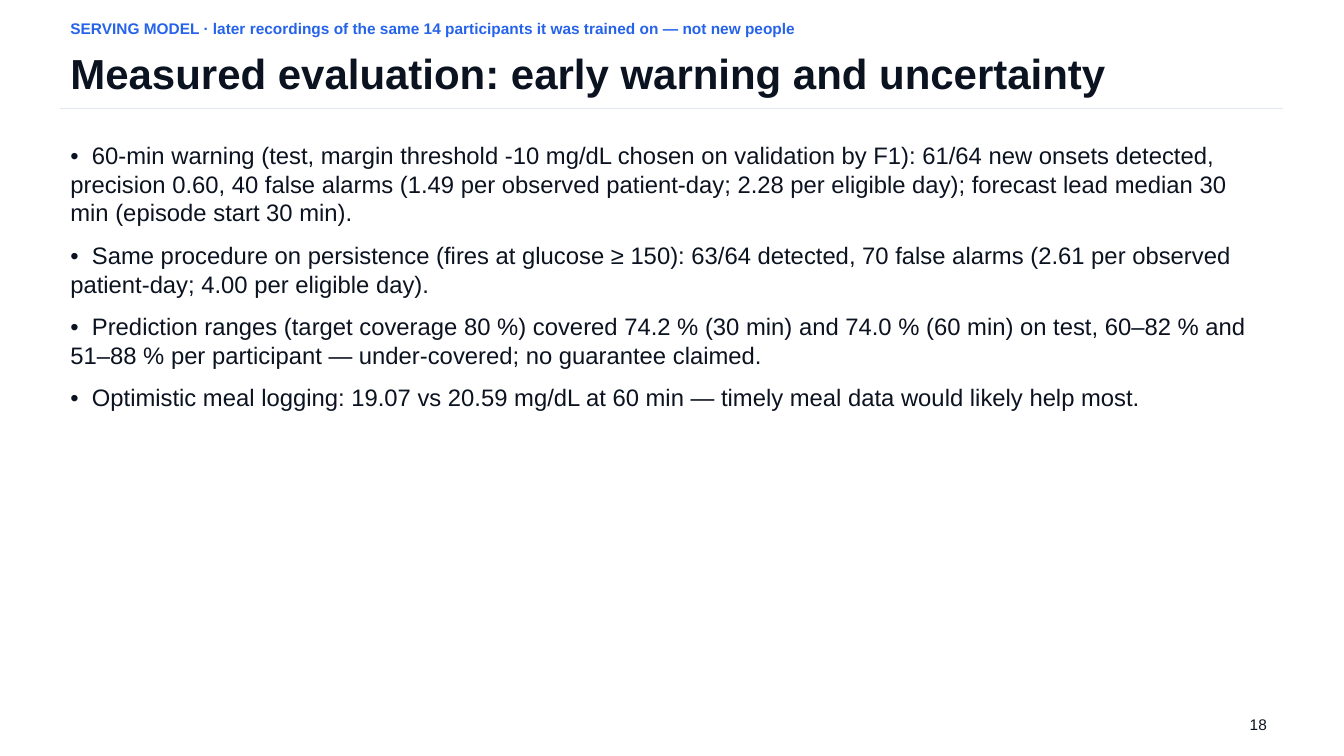
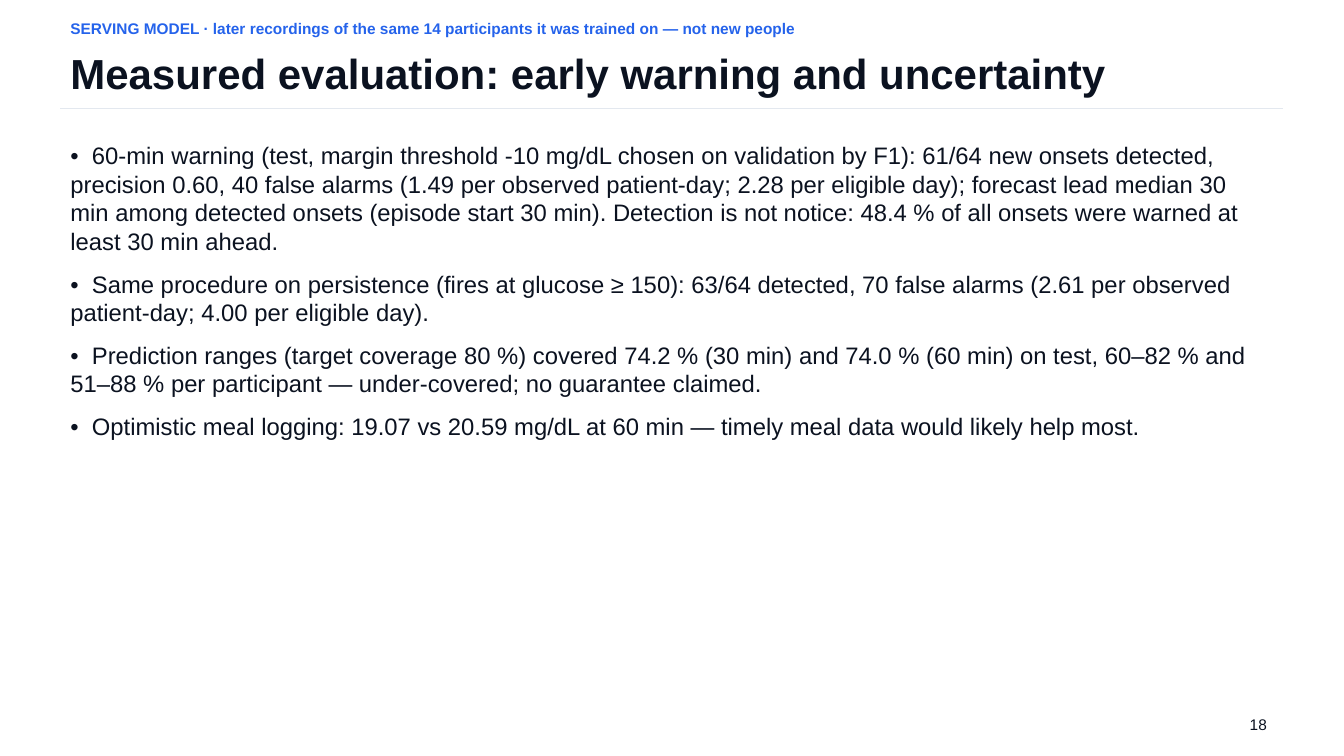
Before and after one commit to Avi36005/DigitalTwin-Challenge-Kryptonite, a slide deck: slide 18 of docs/submission/GlucoTwin_Presentation.pptx. Drawn at 1344x756 pixels with LibreOffice and Linux fonts; fonts in the diff are those of the drawing. Boxes give left, top, right and bottom in pixels: in the first picture for what was removed or moved away, otherwise in the second. Text is boxed around its words. In the diff, an @@ line names an element or a change of style, - is before the commit and + after.

```diff
--- a/docs/submission/GlucoTwin_Presentation.pptx
+++ b/docs/submission/GlucoTwin_Presentation.pptx
@@ text at (70, 146, 1238, 251): text changed @@
-• 60-min warning (test, margin threshold -10 mg/dL chosen on validation by F1): 61/64 new onsets detected, precision 0.60, 40 false alarms (1.49 per observed patient-day; 2.28 per eligible day); forecast lead median 30 min (episode start 30 min).
+• 60-min warning (test, margin threshold -10 mg/dL chosen on validation by F1): 61/64 new onsets detected, precision 0.60, 40 false alarms (1.49 per observed patient-day; 2.28 per eligible day); forecast lead median 30 min among detected onsets (episode start 30 min). Detection is not notice: 48.4 % of all onsets were warned at least 30 min ahead.
```
Also in this commit, not shown: 2 other slides changed, 8 other files.
